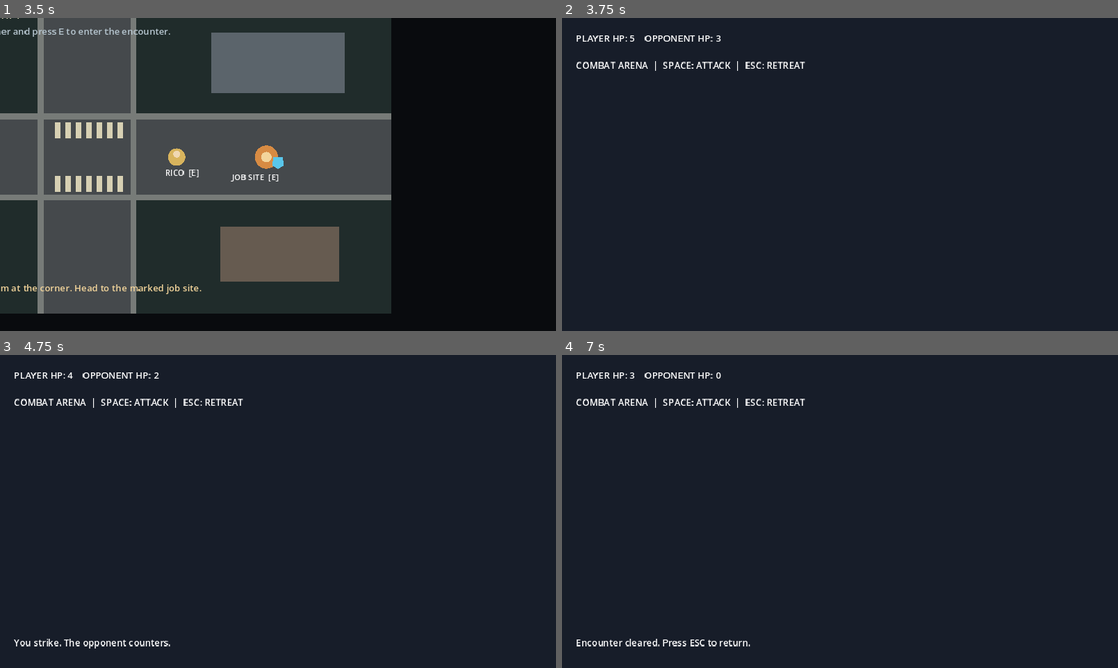
Above: before the commit, frames 1-4 (two rows, left to right).
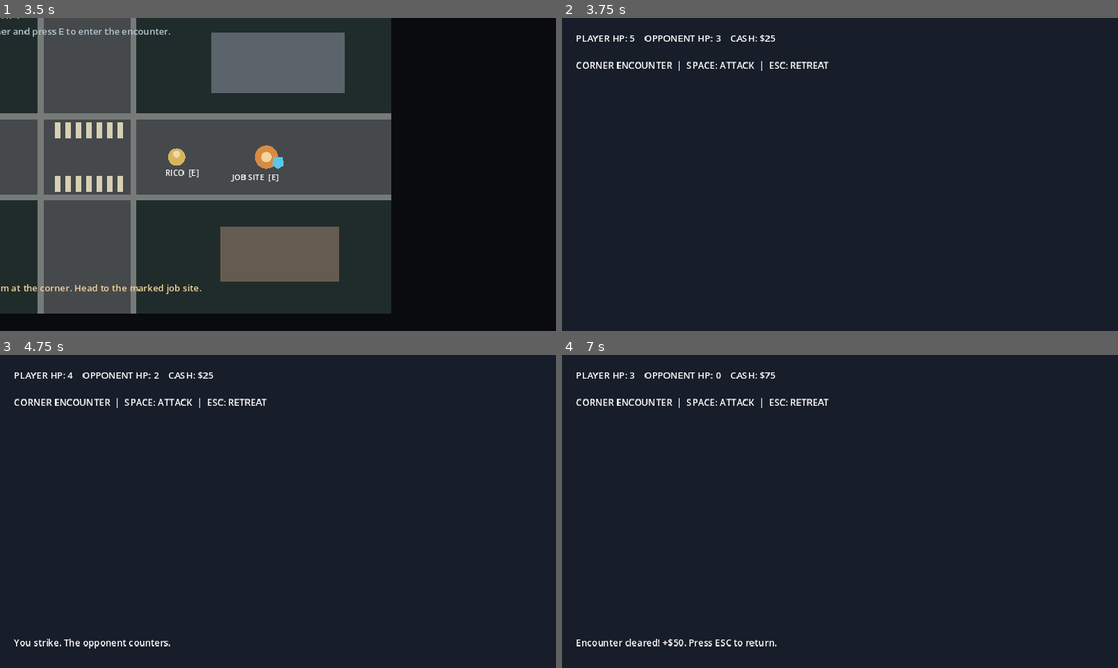
Above: after the commit, the same moments.

Repository: mtecfix/Street-life
Game: Godot game, scene res://scenes/boot/Main.tscn
Two runs of this game, one before a commit and one after it. Both use one fixed random seed, a clock stepped at 60 frames per second and the inputs below.
Inputs:
- Up to frame 1 (3.5 s): tap E (interact) at 0.5, 1.35, 2, 2.85 s; hold D (move_right) 0.53-1.28 s; hold E (interact) 0.53-1.28 s; tap Space at 0.77, 1.52, 3.02 s; hold S (move_down) 1.28-2.03 s; hold D (move_right) 2.03-2.78 s; hold E (interact) 2.03-2.78 s; hold W (move_up) from 2.78 s (still down)
- Up to frame 2 (3.75 s): tap E (interact) at 3.5 s; release W (move_up) at 3.53 s; hold A (move_left) from 3.53 s (still down); hold E (interact) from 3.53 s (still down)
- Up to frame 3 (4.75 s): keep holding A (move_left); tap Space at 3.77, 4.52 s; tap Escape (ui_cancel) at 4.15 s; release E (interact) at 4.28 s; tap E (interact) at 4.35 s
- Up to frame 4 (7 s): release A (move_left) at 5.03 s; hold S (move_down) 5.03-5.78 s; hold E (interact) 5.03-5.78 s; hold D (move_right) 5.78-6.53 s; tap E (interact) at 5.85 s; tap Space at 6.02, 6.77 s; hold W (move_up) from 6.53 s (still down); hold E (interact) from 6.53 s (still down)

Frame 1 is identical in both runs. In frame 2, 0.8% of the frame differs, in the area x 5-48%, y 5-17%; in frame 3, 0.8%; in frame 4, 1.0%, in the area x 5-48%, y 5-94%.

Commit message:
Add first mission progression and NPC interaction

Diff:
--- a/game/scripts/combat/combat_arena.gd
+++ b/game/scripts/combat/combat_arena.gd
@@ -5,6 +5,7 @@
 var cooldown := 0.0
 var status: Label
 var stats: Label
+var finished := false
 
 func _ready() -> void:
     var bg := ColorRect.new()
@@ -30,7 +31,7 @@
 
     var heading := Label.new()
     heading.position = Vector2(24, 70)
-    heading.text = "COMBAT ARENA  |  SPACE: ATTACK  |  ESC: RETREAT"
+    heading.text = "CORNER ENCOUNTER  |  SPACE: ATTACK  |  ESC: RETREAT"
     add_child(heading)
 
     status = Label.new()
@@ -43,12 +44,12 @@
 
 func _unhandled_input(event: InputEvent) -> void:
     if event.is_action_pressed("ui_cancel"):
-        SceneManager.change_to("res://scenes/world/Neighborhood.tscn")
+        _return_to_neighborhood()
     elif event is InputEventKey and event.pressed and not event.echo and event.keycode == KEY_SPACE:
         _attack()
 
 func _attack() -> void:
-    if cooldown > 0.0 or enemy_health <= 0 or player_health <= 0:
+    if finished or cooldown > 0.0 or enemy_health <= 0 or player_health <= 0:
         return
     cooldown = 0.45
     enemy_health -= 1
@@ -56,13 +57,24 @@
         player_health -= 1
         status.text = "You strike. The opponent counters."
     else:
+        finished = true
         GameState.encounters_won += 1
-        status.text = "Encounter cleared. Press ESC to return."
+        GameState.last_combat_won = true
+        GameState.mission_active = false
+        GameState.mission_completed = true
+        GameState.player_cash += GameState.mission_reward
+        status.text = "Encounter cleared! +$%d. Press ESC to return." % GameState.mission_reward
     _refresh()
 
+func _return_to_neighborhood() -> void:
+    SceneManager.change_to("res://scenes/world/Neighborhood.tscn")
+
 func _refresh() -> void:
-    stats.text = "PLAYER HP: %d    OPPONENT HP: %d" % [player_health, enemy_health]
+    stats.text = "PLAYER HP: %d    OPPONENT HP: %d    CASH: $%d" % [player_health, enemy_health, GameState.player_cash]
     if enemy_health <= 0:
-        status.text = "Encounter cleared. Press ESC to return."
+        status.text = "Encounter cleared! +$%d. Press ESC to return." % GameState.mission_reward
     elif player_health <= 0:
+        finished = true
+        GameState.last_combat_won = false
+        GameState.mission_active = false
         status.text = "You are exhausted. Press ESC to retreat."
